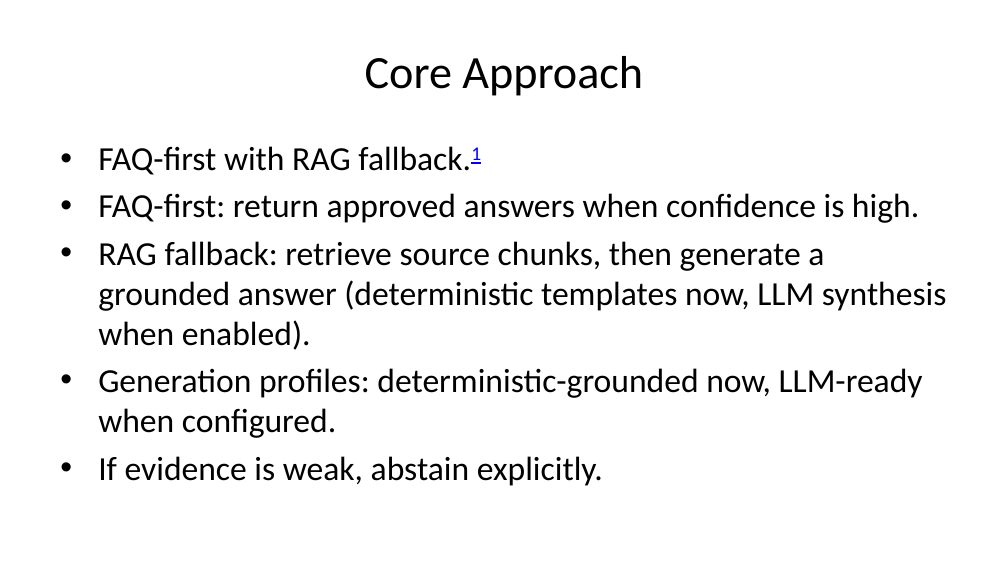
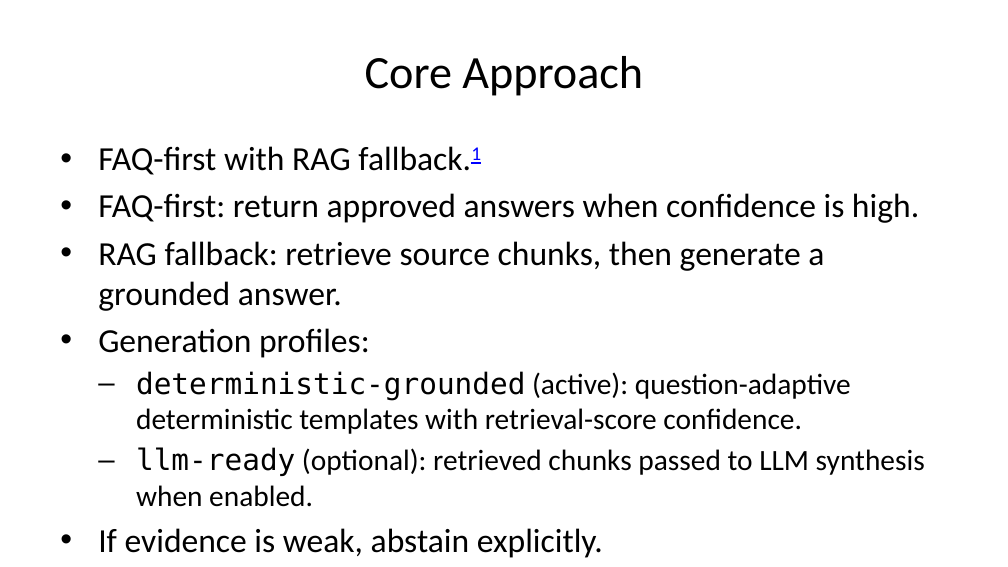
Before and after one commit to UM-KGPI/NapcoreHelpdesk, a slide deck: slide 5 of dist/napcore-helpdesk-presentation.pptx (slide 7 before the commit). Drawn at 1008x567 pixels with LibreOffice and Linux fonts; fonts in the diff are those of the drawing. Boxes give left, top, right and bottom in pixels: in the first picture for what was removed or moved away, otherwise in the second. Text is boxed around its words. In the diff, an @@ line names an element or a change of style, - is before the commit and + after.

```diff
--- a/dist/napcore-helpdesk-presentation.pptx
+++ b/dist/napcore-helpdesk-presentation.pptx
@@ text at (98,241,925,507): text changed; size 24 to 21 pt @@
-• RAG fallback: retrieve source chunks, then generate a grounded answer (deterministic templates now, LLM synthesis when enabled).
-• Generation profiles: deterministic-grounded now, LLM-ready when configured.
+• RAG fallback: retrieve source chunks, then generate a grounded answer.
+• Generation profiles:
+  – deterministic-grounded (active): question-adaptive deterministic templates with retrieval-score confidence.
+  – llm-ready (optional): retrieved chunks passed to LLM synthesis when enabled.
```
Also in this commit, not shown: 7 other slides changed, 3 slides added, 8 slides removed, 8 other files.
